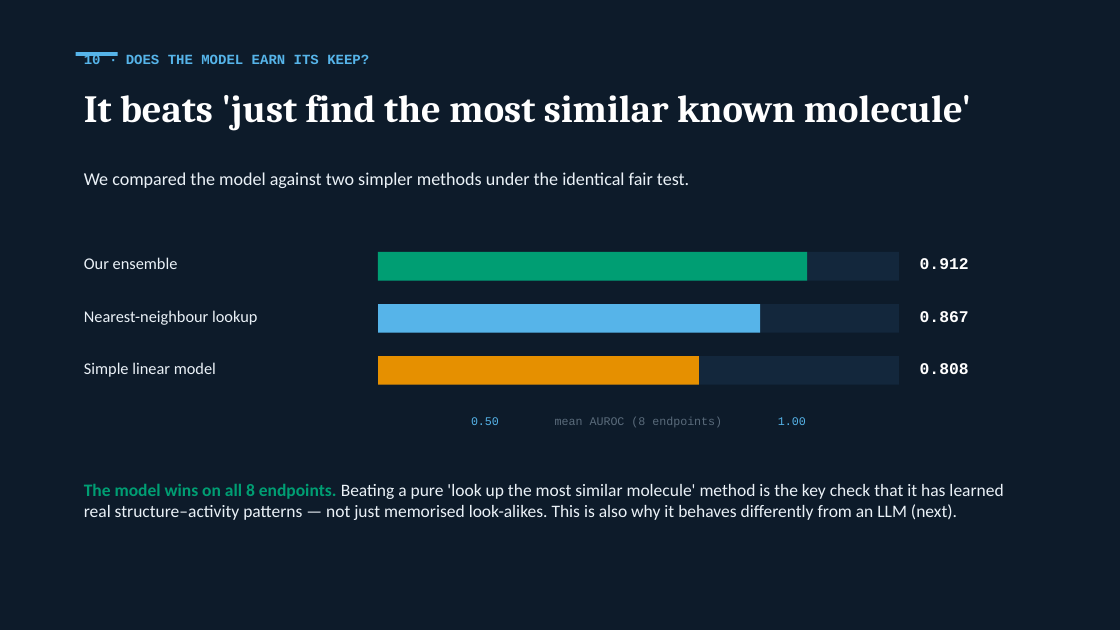
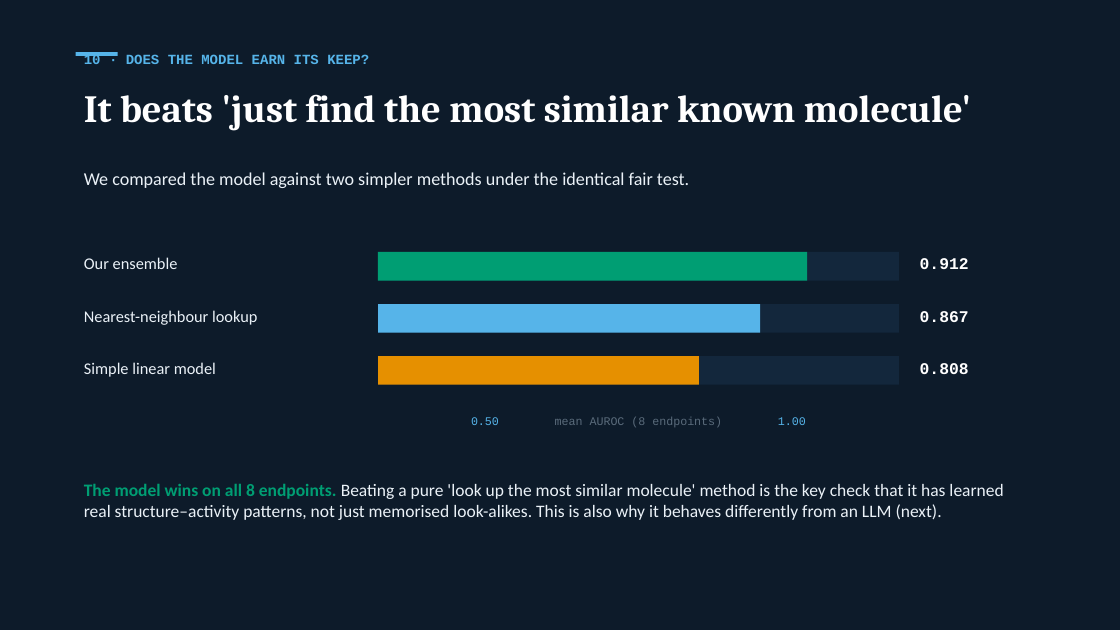
Before and after one commit to krishna-g-999/brainsafe-ai, a slide deck: slide 11 of BrainSafe_AI_Presentation.pptx. Drawn at 1120x630 pixels with LibreOffice and Linux fonts; fonts in the diff are those of the drawing. Boxes give left, top, right and bottom in pixels: in the first picture for what was removed or moved away, otherwise in the second. Text is boxed around its words. In the diff, an @@ line names an element or a change of style, - is before the commit and + after.

```diff
--- a/BrainSafe_AI_Presentation.pptx
+++ b/BrainSafe_AI_Presentation.pptx
@@ text at box(84, 484, 1003, 520): text changed @@
-The model wins on all 8 endpoints. Beating a pure 'look up the most similar molecule' method is the key check that it has learned real structure–activity patterns — not just memorised look-alikes. This is also why it behaves differently from an LLM (next).
+The model wins on all 8 endpoints. Beating a pure 'look up the most similar molecule' method is the key check that it has learned real structure–activity patterns, not just memorised look-alikes. This is also why it behaves differently from an LLM (next).
```
Also in this commit, not shown: 15 other slides changed, 19 other files.
